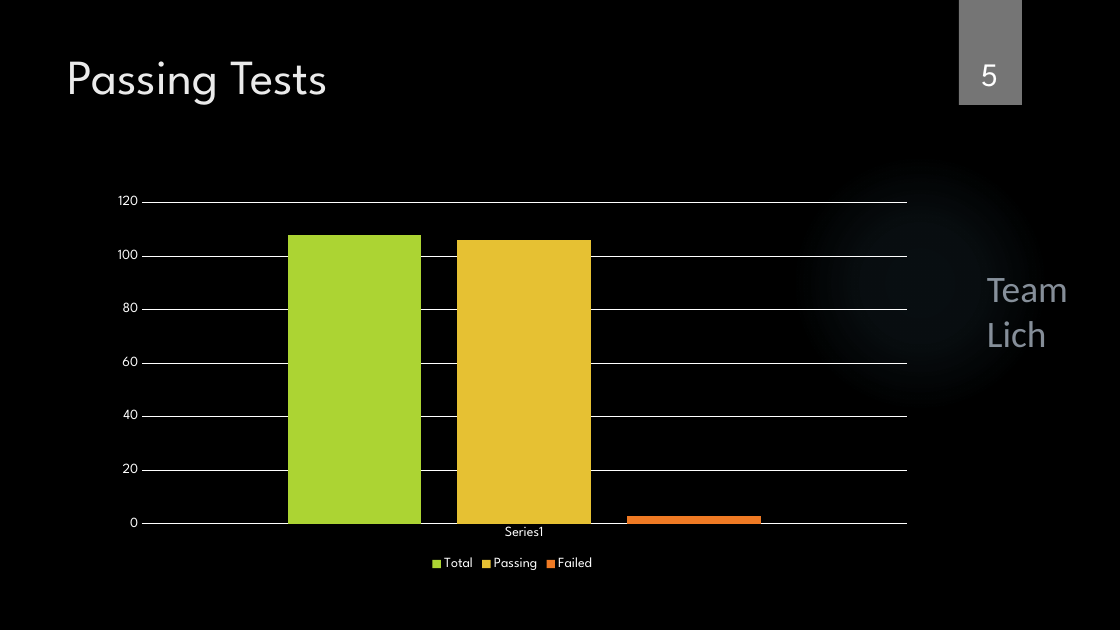
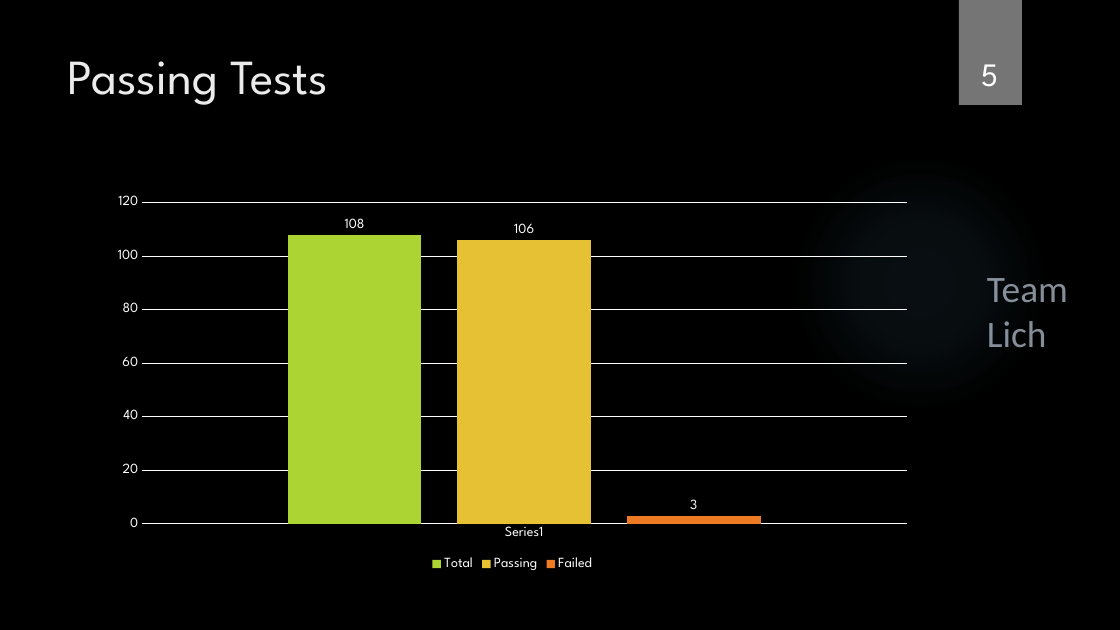
Before and after one commit to Team-Lich/Presentations, a slide deck: slide 5 of TestStatistics.pptx. Drawn at 1120x630 pixels with LibreOffice and Linux fonts; fonts in the diff are those of the drawing; background and template pictures are left out. Boxes give left, top, right and bottom in pixels: in the first picture for what was removed or moved away, otherwise in the second. Text is boxed around its words. In the diff, an @@ line names an element or a change of style, - is before the commit and + after.

```diff
--- a/TestStatistics.pptx
+++ b/TestStatistics.pptx
@@ column chart at [102,188,923,574] @@
@@ data labels of Total added @@
@@ data labels of Passing added @@
@@ data labels of Failed added @@
```
Also in this commit, not shown: 4 other slides changed.
